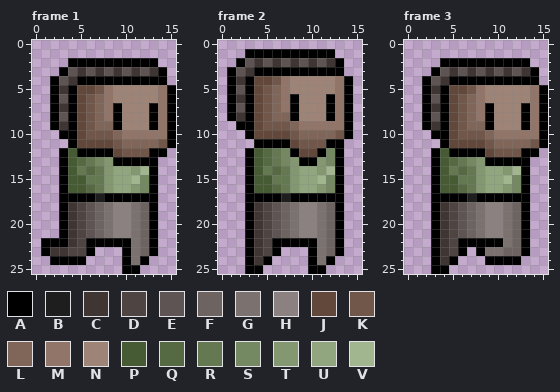
Pixel-art file, stored at Assets/Artwork/Player/Bob/Bob Running.aseprite. Above, as it was before the edit.
16x26 pixels, 4 frames. Shown: frame 1, frame 2, frame 3. The commit also changed other frames, which this record leaves out.
Palette (. is transparent): A #000000  B #1e1e1e  C #3f3634  D #4e4543  E #5e5453  F #6d6462  G #7b7270  H #8b8180  J #62483b  K #71574a  L #806659  M #907568  N #9e8477  P #465a34  Q #556943  R #647852  S #748862  T #839770  U #91a67f  V #a1b58e
Pixels before, frame 1, first column x 1:
 2 ...AAAAAAAAAA..
 3 ..AECECECECECA.
 4 .AECAAAAAAAAAA.
 5 .ACAJJKMNNNNNMA
 6 .AEAJKLMNNNNNMA
 7 .ACAJKLMANNNAMA
 8 .AEAJKLMANNNAMA
 9 .ACAJKLLANNNAMA
10 ..AAJKKKLMMMMMA
11 ...AJJJJKLLLLKA
12 ..APAAAAJKKKAA.
13 ..APQRSTAAAAA..
14 ..APRQRTUUTVA..
15 ..APPRRTUUVSA..
16 ..APPQRTUUTSA..
17 ..AAAABAAAAAA..
18 ..ACDEFGHHGFA..
19 ..ACDEFGHHGFA..
20 ..ACDEFGHHGFA..
21 ..ACDEFGHHGFA..
22 AAACDAAAAAGFA..
23 ACCDDA...AGFA..
24 .AAAA....AGA...
25 .........AA....
Pixels before, frame 2, first column x 1:
 1 ..AAAAAAAAAA..
 2 .AECECECECECA.
 3 AECAAAAAAAAAA.
 4 ACAJJKMNNNNNMA
 5 AEAJKLMNNNNNMA
 6 ACAJKLMANNNAMA
 7 AEAJKLMANNNAMA
 8 ACAJKLLANNNAMA
 9 .AAJKKKLMMMMMA
10 ..AJJJJKLLLLKA
11 ...AAAAJKKKAA.
12 ..APQRSAJJASA.
13 ..APQRSTAATSA.
14 ..APRQRTUUTVA.
15 ..APPRRTUUVSA.
16 ..APPQRTUUTSA.
17 ..AAAABAAAAAA.
18 ..ACDEFGHHGFA.
19 ..ACDEFGHHGFA.
20 ..ACDEFGHHGFA.
21 ..ACDEFGHHGFA.
22 ..ACDAAAAAGFA.
23 ..ACDA...AGFA.
24 ..ACA....AGA..
25 ..AA.....AA...
Pixels before, frame 3, first column x 2:
 2 ..AAAAAAAAAA..
 3 .AECECECECECA.
 4 AECAAAAAAAAAA.
 5 ACAJJKMNNNNNMA
 6 AEAJKLMNNNNNMA
 7 ACAJKLMANNNAMA
 8 AEAJKLMANNNAMA
 9 ACAJKLLANNNAMA
10 .AAJKKKLMMMMMA
11 ..AJJJJKLLLLKA
12 .APAAAAJKKKAA.
13 .APQRSTAAAAA..
14 .APRQRTUUTVA..
15 .APPRRTUUVSA..
16 .APPQRTUUTSA..
17 .AAAABAAAAAA..
18 .ACDEFGHHGFA..
19 .ACDEFGHHGFA..
20 .ACDEFGHHGFA..
21 .ACDEFGHHGFA..
22 .ACDAAAAAGFA..
23 .ACDA.AGGFFA..
24 .ACA...AAAA...
25 .AA...........
Once edited:
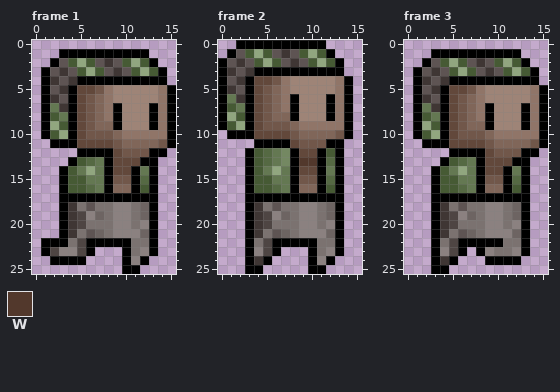
Colours new in this view: W #52382c
Edits made:
Changed rows in their new state; - is an unchanged pixel.
Frame 1:
first column x 1:
 1 --AAAAAAAAAA-
 2 -AEPUPECEPUP-
 3 AEC-PUP---PUP
 4 AC-----------
 5 AE-----------
 6 AC-----------
 7 AR-----------
 8 APR----------
 9 AUP----------
10 APU----------
11 -AA----------
12 --..---------
13 --.APQRAJJJ--
14 -----U-AJJAR-
15 -------AKKAQ-
16 -------ALLAP-
17 ------A------
18 ----G-G------
19 -----H-------
20 -----GG----H-
21 ----G-----H--
22 ---G-------G-
23 -DHH-------H-
24 ----------H--
Frame 2:
first column x 0:
 0 --AAAAAAAAAA-
 1 -AEPUPECEPUP-
 2 AEC-PUP---PUP
 3 AC-----------
 4 AE-----------
 5 AC-----------
 6 AR-----------
 7 APR----------
 8 AUP----------
 9 APU----------
10 -AA----------
12 ------------P
13 --------AWWAQ
14 ------U-AJJAR
15 --------AKKAQ
16 --------ALLAP
17 -------A-----
18 -----G-G-----
19 ------H------
20 ------GG----H
21 -----G-----H-
22 ----G-------G
23 ----H-------H
24 -----------H-
Frame 3:
first column x 1:
 1 --AAAAAAAAAA-
 2 -AEPUPECEPUP-
 3 AEC-PUP---PUP
 4 AC-----------
 5 AE-----------
 6 AC-----------
 7 AR-----------
 8 APR----------
 9 AUP----------
10 APU----------
11 -AA----------
12 --..---------
13 --.APQRAJJJ--
14 -----U-AJJAR-
15 -------AKKAQ-
16 -------ALLAP-
17 ------A------
18 ----G-G------
19 -----H-------
20 -----GG----H-
21 ----G-----H--
22 ---G-------G-
23 ---H----H-GH-
